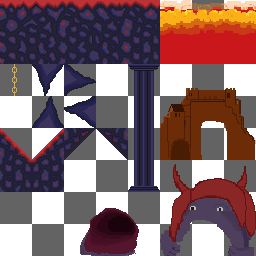
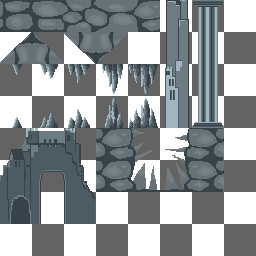
Layered file, before and after one edit (256px x 256px). Changes by layer:
hid group "Violence" (12 layers) over left=0, top=0, right=256, bottom=256
hid "Layer 89", moved it into group "Violence" over left=32, top=63, right=135, bottom=128
hid "Layer 90", moved it into group "Violence" over left=128, top=64, right=160, bottom=192
added layer "Layer 98" above "Treachry" over left=0, top=128, right=96, bottom=224
added layer "Layer 105" above "Layer 97" over left=0, top=0, right=160, bottom=32
added layer "Layer 97" above "Layer 96" over left=192, top=0, right=224, bottom=128
added layer "Layer 96" above "Layer 95" over left=165, top=0, right=189, bottom=128
added layer "Layer 95" above "Layer 94" over left=96, top=32, right=128, bottom=64
added layer "Layer 94" above "Layer 93" over left=64, top=32, right=96, bottom=64
added layer "Layer 93" above "Layer 92" over left=32, top=32, right=64, bottom=64
added layer "Layer 92" above "Layer 104" over left=0, top=32, right=32, bottom=64
added layer "Layer 104" above "Fraud_tilemap" over left=96, top=128, right=224, bottom=192
added layer "Fraud_tilemap" above "Fraud" over left=12, top=64, right=158, bottom=128
hid group "Refrences" (3 layers) over left=0, top=173, right=254, bottom=256
